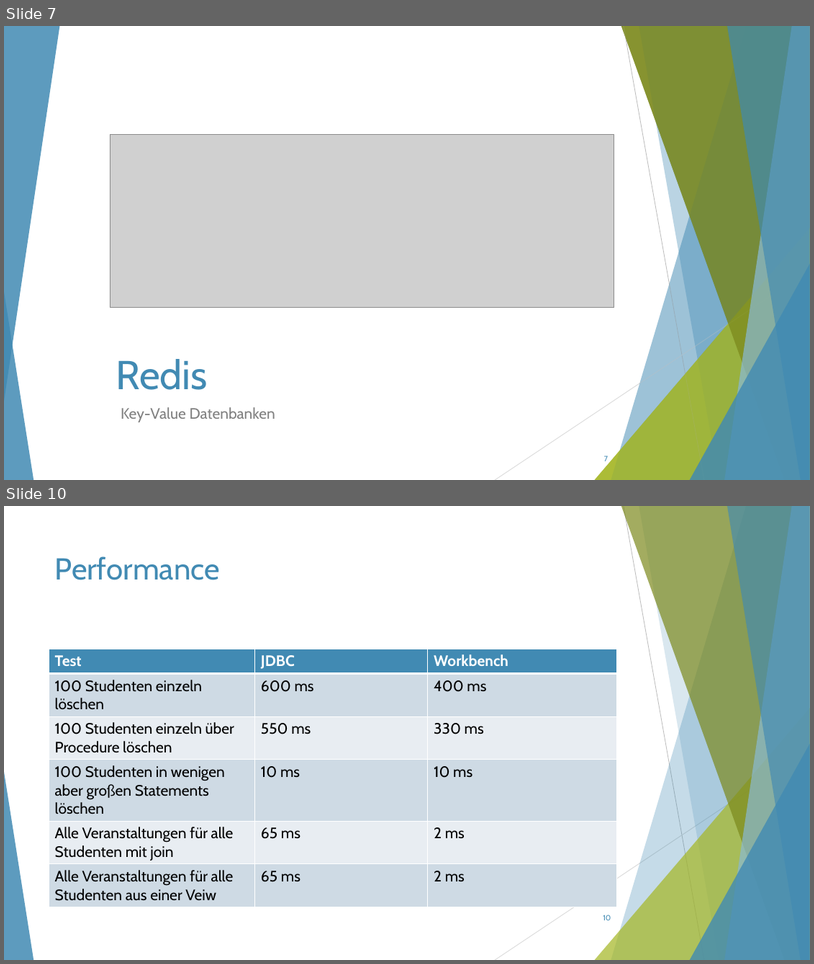
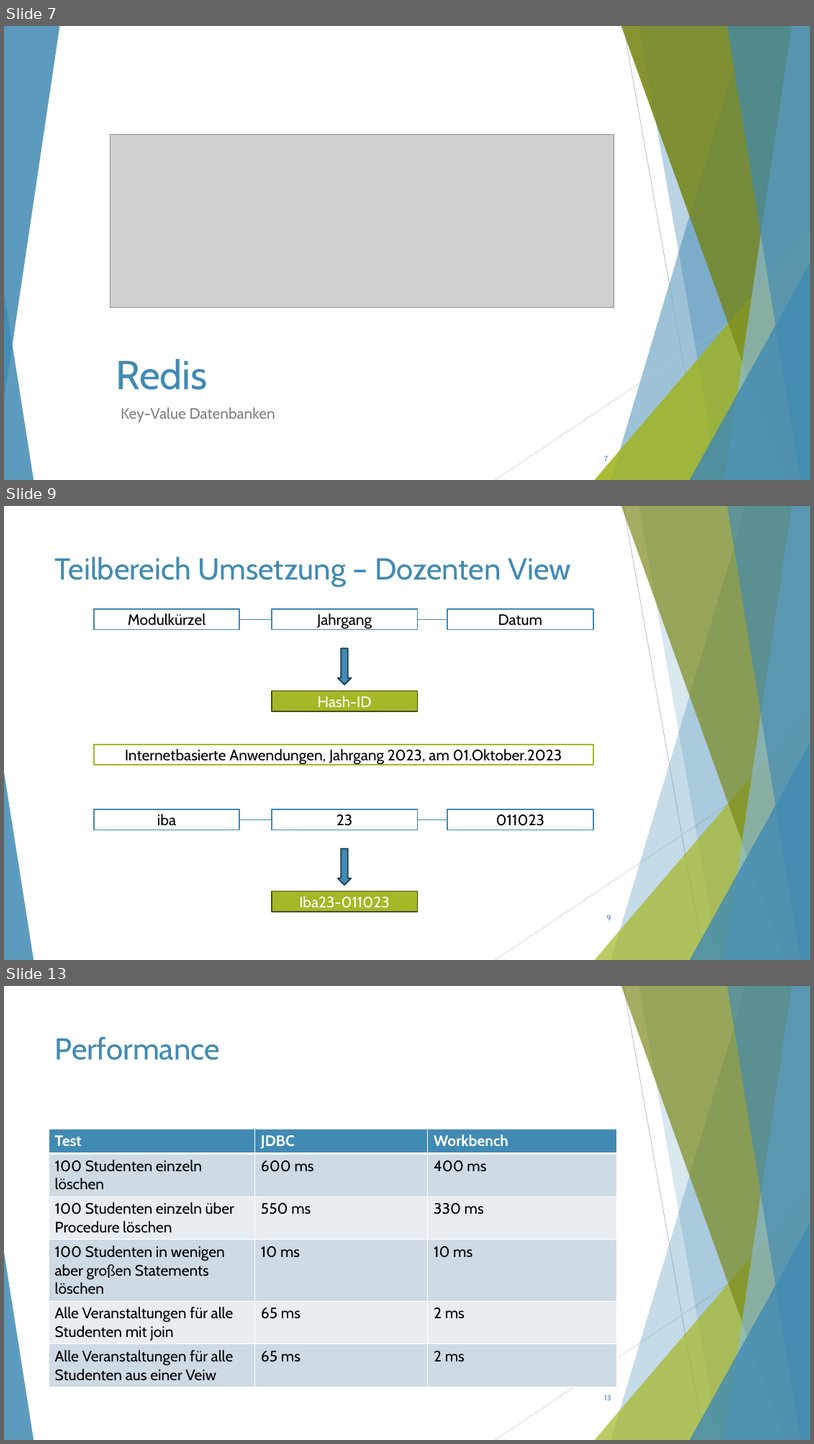
Before and after one commit to ThorbenKonopka/ModerneDB, a slide deck: Präsentation.pptx. Shown one above the other, each under a label of ours: slides 7 and 10 before the commit, slides 7, 9 and 13 after it; the slides between them are not shown. The pictures are 814x964 and 814x1444 pixels, drawn with LibreOffice and Linux fonts; fonts in the diff are those of the drawing; grey boxes stand for pictures. Boxes give left, top, right and bottom in pixels: in the first picture for what was removed or moved away, otherwise in the second. Text is boxed around its words. In the diff, an @@ line names an element or a change of style, - is before the commit and + after.

```diff
--- a/Präsentation.pptx
+++ b/Präsentation.pptx
@@ slide 9 added at [4, 506, 810, 960], background #FFFFFF; not listed: 10 template elements that a slide beside it also shows @@
@@ title added at [55, 556, 571, 587], 36 pt, text #418AB3 @@
+Teilbereich Umsetzung – Dozenten View
@@ rectangle added at [93, 609, 239, 629], fill #FFFFFF, outline #418AB3 1.5 pt, 18 pt, text #000000 @@
+Modulkürzel
@@ rectangle added at [272, 609, 418, 629], fill #FFFFFF, outline #418AB3 1.5 pt, 18 pt, text #000000 @@
+Jahrgang
@@ rectangle added at [448, 609, 593, 629], fill #FFFFFF, outline #418AB3 1.5 pt, 18 pt, text #000000 @@
+Datum
@@ line added from (240, 619) to (272, 619), #418AB3 1 pt @@
@@ line added from (418, 619) to (448, 619), #418AB3 1 pt @@
@@ down arrow added at [338, 648, 352, 685], fill #418AB3, outline #1C3C4E 1.5 pt @@
@@ rectangle added at [272, 690, 418, 711], fill #A6B727, outline #495011 1.5 pt, 18 pt, text #FFFFFF @@
+Hash-ID
@@ rectangle added at [93, 744, 593, 765], fill #FFFFFF, outline #A6B727 1.5 pt, 18 pt, text #000000 @@
+Internetbasierte Anwendungen, Jahrgang 2023, am 01.Oktober.2023
@@ rectangle added at [93, 809, 239, 830], fill #FFFFFF, outline #418AB3 1.5 pt, 18 pt, text #000000 @@
+iba
@@ line added from (240, 819) to (272, 819), #418AB3 1 pt @@
@@ rectangle added at [272, 809, 418, 830], fill #FFFFFF, outline #418AB3 1.5 pt, 18 pt, text #000000 @@
+23
@@ line added from (418, 819) to (448, 819), #418AB3 1 pt @@
@@ rectangle added at [448, 809, 593, 830], fill #FFFFFF, outline #418AB3 1.5 pt, 18 pt, text #000000 @@
+011023
@@ down arrow added at [338, 849, 352, 885], fill #418AB3, outline #1C3C4E 1.5 pt @@
@@ rectangle added at [272, 890, 418, 911], fill #A6B727, outline #495011 1.5 pt, 18 pt, text #FFFFFF @@
+Iba23-011023
@@ page number added at [607, 914, 612, 920], 9 pt, text #418AB3 @@
+9
@@ what was slide 10 is now slide 13 @@
@@ page number at [604, 1394, 611, 1400]: text changed @@
-10
+13
```
Also in this commit, not shown: 2 slides changed, 8 other slides added, 3 slides removed.
